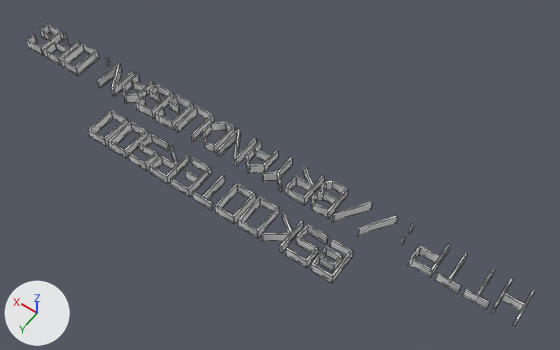
The OBJ model java/data/skooter500.obj: old version first, new version second.
Both versions are drawn from a camera (50 mm lens) standing at (-5.66, 6.34, 10.7) and looking at (-0.78, -0.5, -0.04). Every picture has the same lights, and +X, +Y and +Z are marked at lower left. Mesh edges are drawn as thin lines. Where no turn or scale is listed for an object, it has been applied to the vertices. Vertices at the same position are counted once.

Names of what the first picture shows: 'Text'.
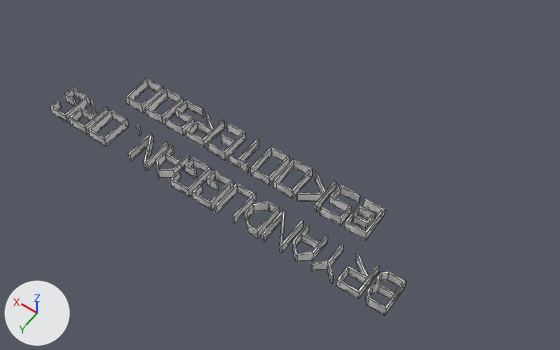
Pixel boxes [x1, y1, x2, y2] of what changed, in the pictures (560 x 350 px; the box of a moved part takes in the faces that stretch with it):
'Text', reshaped (30% narrower, 22% shorter): before [26, 24, 535, 326]; after [50, 79, 406, 315]
part 1 of me_text, moved or reshaped: before [108, 121, 148, 159]; after [125, 79, 164, 113]
part 2 of me_text, moved or reshaped: before [61, 43, 99, 76]; after [145, 89, 183, 125]
part 3 of me_text, added: after [165, 100, 204, 136]
part 4 of me_text, moved or reshaped: before [285, 165, 324, 205]; after [186, 111, 224, 148]
part 5 of me_text, added: after [207, 123, 246, 160]
part 6 of me_text, moved or reshaped: before [435, 254, 467, 293]; after [228, 139, 259, 173]
part 7 of me_text, added: after [250, 147, 289, 186]
part 8 of me_text, added: after [273, 159, 312, 199]
part 9 of me_text, added: after [296, 172, 336, 212]
part 10 of me_text, added: after [320, 185, 360, 226]
part 11 of me_text, added: after [344, 198, 385, 240]
part 12 of me_text, moved or reshaped: before [135, 84, 173, 119]; after [50, 88, 90, 123]
part 13 of me_text, moved or reshaped: before [43, 34, 80, 66]; after [69, 99, 109, 135]
part 14 of me_text, moved or reshaped: before [105, 57, 110, 66]; after [136, 126, 141, 135]
part 15 of me_text, added: after [336, 253, 379, 299]
part 16 of me_text, moved or reshaped: before [311, 180, 348, 219]; after [366, 271, 406, 315]
part 17 of me_text, deleted: before [26, 24, 535, 326]
part 18 of me_text, moved or reshaped: before [128, 133, 353, 283]; after [128, 133, 343, 283]

The edits, one by one:
me_text is used by ob_text; location (0.0, 0.0, 0.0).
me_text had 922 vertices, 1307 faces and spanned x -5.39..5.29, y -0.84..0.77, z -0.1..0.1.
me_text now has 780 vertices, 1122 faces and spans x -3.67..3.58, y -0.84..0.77, z -0.1..0.1.
me_text part 1: the loose piece of 24 vertices spanning x 1.7..2.11, y 0.16..0.77, z -0.1..0.1 is moved by (0.49, -1.0, 0.0).
me_text part 2: the loose piece of 24 vertices spanning x 3.9..4.31, y -0.84..-0.23, z -0.1..0.1 is moved by (-2.2, 0.0, 0.0).
me_text part 3: the loose piece of 32 vertices spanning x 1.21..1.62, y 0.16..0.77, z -0.1..0.1 is copied, and the copy is moved by (0.0, -1.0, 0.0); it spans x 1.21..1.62, y -0.84..-0.23, z -0.1..0.1.
me_text part 4: the loose piece of 36 vertices spanning x -1.48..-1.07, y -0.84..-0.23, z -0.1..0.1 is moved by (2.2, 0.0, 0.0).
me_text part 5: the loose piece of 32 vertices spanning x 0.23..0.65, y 0.16..0.77, z -0.1..0.1 is copied, and the copy is moved by (0.0, -1.0, 0.0); it spans x 0.23..0.65, y -0.84..-0.23, z -0.1..0.1.
me_text part 6: the loose piece of 20 vertices spanning x -4.41..-4.0, y -0.84..-0.23, z -0.1..0.1 is moved by (4.15, 0.0, 0.0).
me_text part 7: the loose piece of 24 vertices spanning x -0.74..-0.33, y 0.16..0.77, z -0.1..0.1 is copied, and the copy is moved by (0.0, -1.0, 0.0); it spans x -0.74..-0.33, y -0.84..-0.23, z -0.1..0.1.
me_text part 8: the loose piece of 24 vertices spanning x -1.23..-0.82, y 0.16..0.77, z -0.1..0.1 is copied, and the copy is moved by (0.0, -1.0, 0.0); it spans x -1.23..-0.82, y -0.84..-0.23, z -0.1..0.1.
me_text part 9: the loose piece of 28 vertices spanning x -1.72..-1.31, y 0.16..0.77, z -0.1..0.1 is copied, and the copy is moved by (0.0, -1.0, 0.0); it spans x -1.72..-1.31, y -0.84..-0.23, z -0.1..0.1.
me_text part 10: the loose piece of 32 vertices spanning x -2.21..-1.8, y 0.16..0.77, z -0.1..0.1 is copied, and the copy is moved by (0.0, -1.0, 0.0); it spans x -2.21..-1.8, y -0.84..-0.23, z -0.1..0.1.
me_text part 11: the loose piece of 48 vertices spanning x -2.7..-2.29, y 0.16..0.77, z -0.1..0.1 is copied, and the copy is moved by (0.0, -1.0, 0.0); it spans x -2.7..-2.29, y -0.84..-0.23, z -0.1..0.1.
me_text part 12: the loose piece of 36 vertices spanning x 1.94..2.36, y -0.84..-0.23, z -0.1..0.1 is moved by (1.22, 1.0, 0.0).
me_text part 13: the loose piece of 36 vertices spanning x 4.39..4.8, y -0.84..-0.23, z -0.1..0.1 is moved by (-1.71, 1.0, 0.0).
me_text part 14: the loose piece of 8 vertices spanning x 3.6..3.64, y -0.84..-0.78, z -0.1..0.1 is moved by (-1.71, 1.0, 0.0).
me_text part 15: the loose piece of 36 vertices spanning x -1.48..-1.07, y -0.84..-0.23, z -0.1..0.1 is copied, and the copy is moved by (-1.71, 1.0, 0.0); it spans x -3.19..-2.78, y 0.16..0.77, z -0.1..0.1.
me_text part 16: the loose piece of 50 vertices spanning x -1.96..-1.55, y -0.84..-0.23, z -0.1..0.1 is moved by (-1.71, 1.0, 0.0).
me_text part 17: 16 loose pieces with 388 vertices, spanning x -5.39..5.29, y -0.84..-0.23, z -0.1..0.1, are deleted.
me_text part 18: 190 vertices removed from x -2.7..1.62, y 0.16..0.77, z -0.1..0.1; 180 vertices added at x -2.7..1.58, y 0.16..0.77, z -0.1..0.1.
